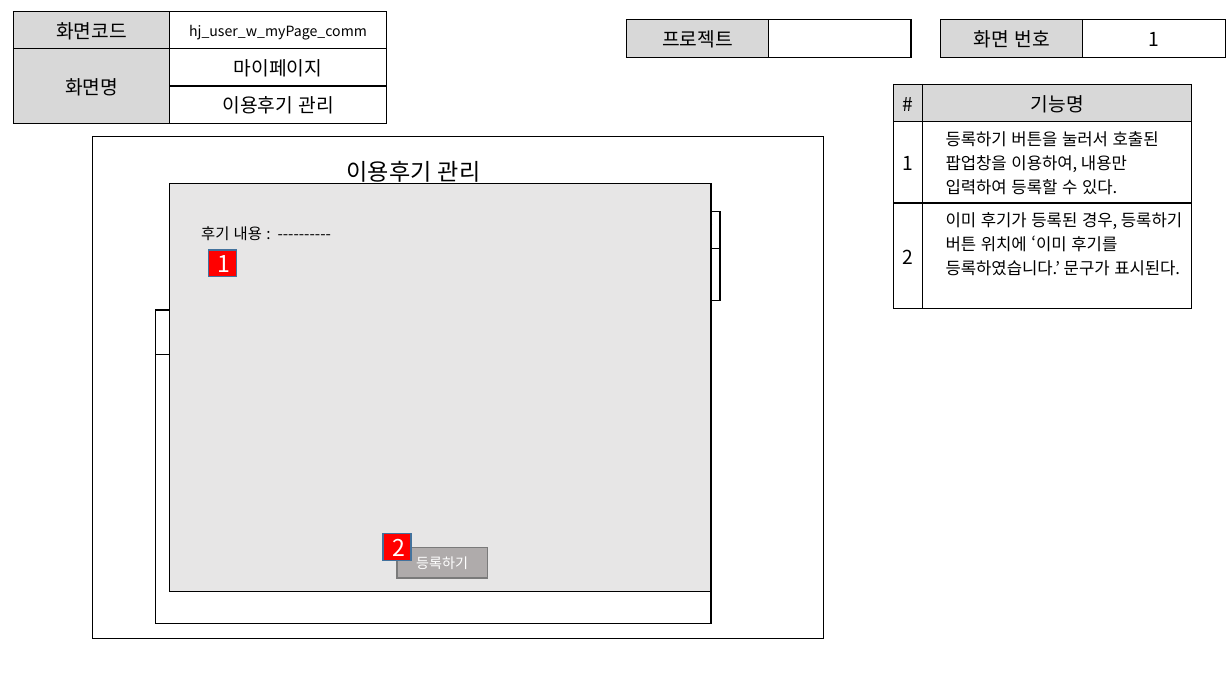
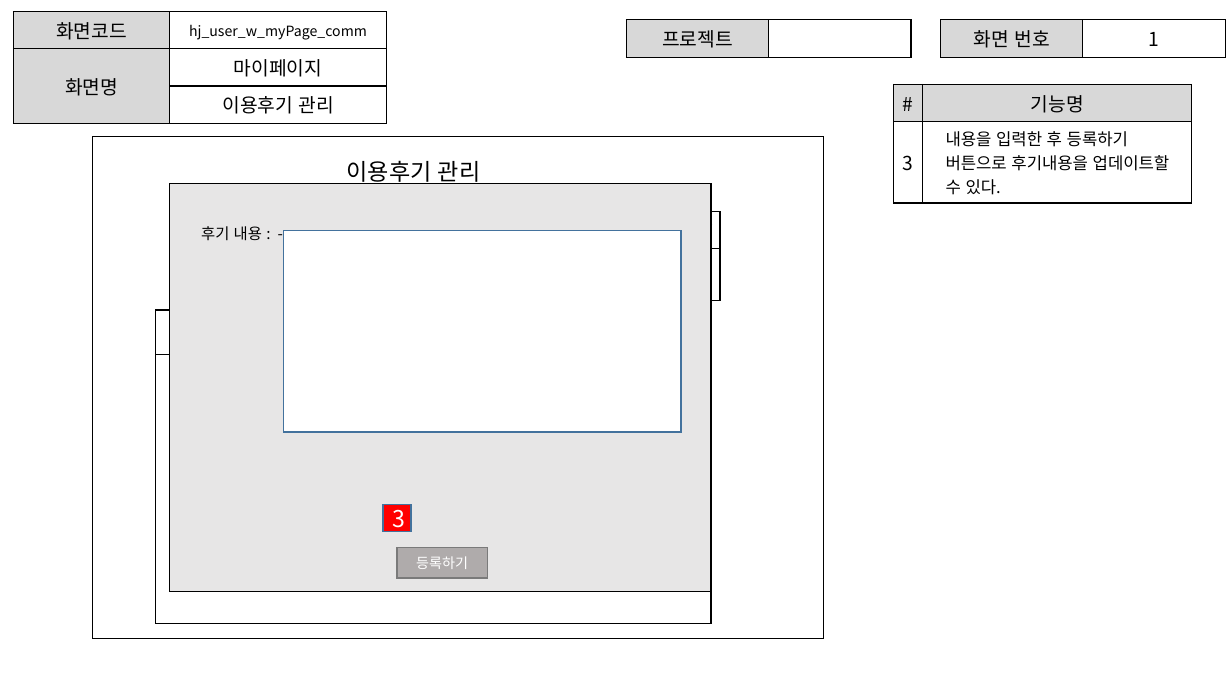
Before and after one commit to ezenteam2/e-Zone, a slide deck: slide 23 of 0 발표용 파워포인트/project05 - 파워포인트 종합 - 형준.pptx. Drawn at 1232x693 pixels with LibreOffice and Linux fonts; fonts in the diff are those of the drawing. Boxes give left, top, right and bottom in pixels: in the first picture for what was removed or moved away, otherwise in the second. Text is boxed around its words. In the diff, an @@ line names an element or a change of style, - is before the commit and + after.

```diff
--- a/0 발표용 파워포인트/project05 - 파워포인트 종합 - 형준.pptx
+++ b/0 발표용 파워포인트/project05 - 파워포인트 종합 - 형준.pptx
@@ table at box(894, 85, 1192, 199) @@
-row 2: 1 | 등록하기 버튼을 눌러서 호출된 팝업창을 이용하여, 내용만 입력하여 등록할 수 있다.
-row 3: 2 | 이미 후기가 등록된 경우, 등록하기 버튼 위치에 ‘이미 후기를 등록하였습니다.’ 문구가 표시된다.
+row 2: 3 | 내용을 입력한 후 등록하기 버튼으로 후기내용을 업데이트할 수 있다.
@@ rectangle added at box(283, 230, 681, 432), fill #FFFFFF, outline #43739E 1 pt @@
@@ text in rectangle at box(573, 230, 639, 231): text added @@
+세미나존
@@ rectangle removed at box(209, 250, 237, 277) @@
-1
@@ rectangle added at box(383, 505, 410, 531), fill #FF0000, outline #43739E 1 pt, 18 pt, text #FFFFFF @@
+3
@@ rectangle removed at box(383, 534, 410, 561) @@
-2
```
Also in this commit, not shown: 8 other slides changed, 6 other files.
